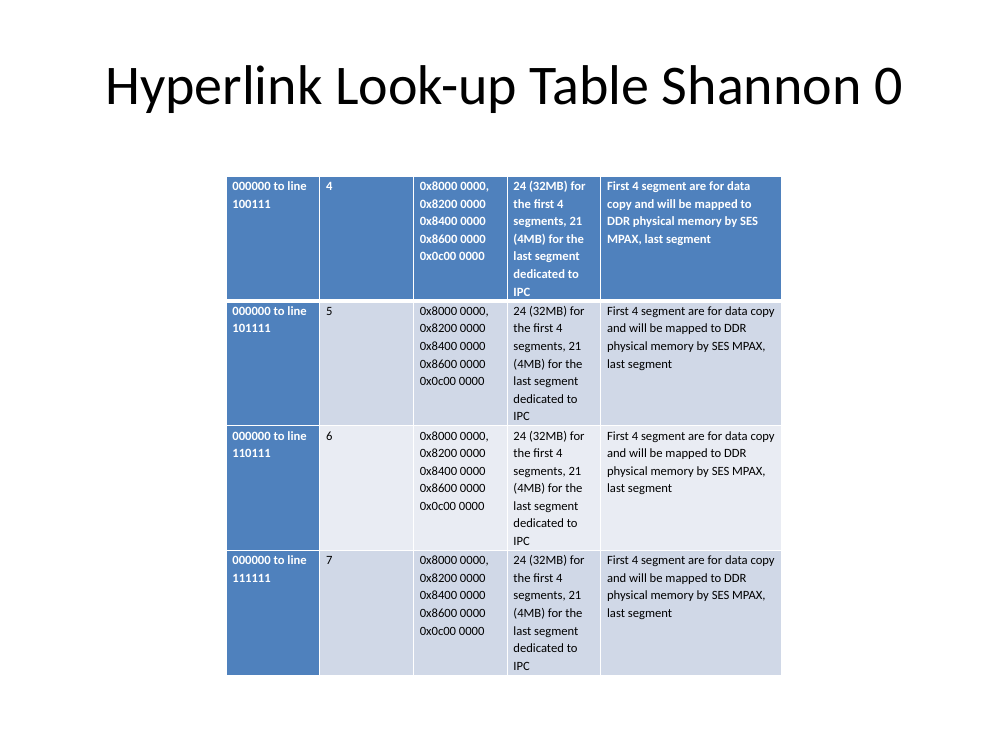
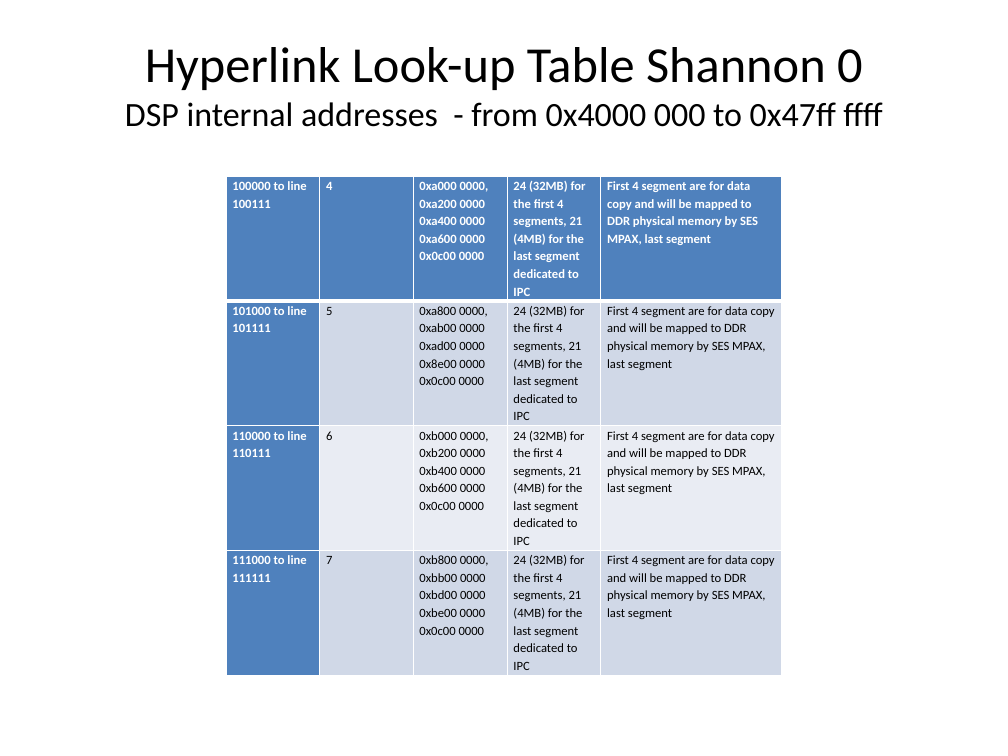
Before and after one commit to hari1989/keystone-workshop, a slide deck: slide 33 of preliminary/Working/presentations/Implementation_of_ProDrive_Model.pptx (slide 32 before the commit). Drawn at 1008x756 pixels with LibreOffice and Linux fonts; fonts in the diff are those of the drawing. Boxes give left, top, right and bottom in pixels: in the first picture for what was removed or moved away, otherwise in the second. Text is boxed around its words. In the diff, an @@ line names an element or a change of style, - is before the commit and + after.

```diff
--- a/preliminary/Working/presentations/Implementation_of_ProDrive_Model.pptx
+++ b/preliminary/Working/presentations/Implementation_of_ProDrive_Model.pptx
@@ title at box(125, 47, 882, 127): text changed; size 40 to 24.3 pt @@
-Hyperlink Look-up Table Shannon 0
+Hyperlink Look-up Table Shannon 0
+DSP internal addresses - from 0x4000 000 to 0x47ff ffff
@@ table at box(226, 176, 782, 675) @@
-row 1, column 1: 000000 to line 100111
+row 1, column 1: 100000 to line 100111
-row 1, column 3: 0x8000 0000, / 0x8200 0000 / 0x8400 0000 / 0x8600 0000 / 0x0c00 0000
+row 1, column 3: 0xa000 0000, / 0xa200 0000 / 0xa400 0000 / 0xa600 0000 / 0x0c00 0000
-row 2, column 1: 000000 to line 101111
+row 2, column 1: 101000 to line 101111
-row 2, column 3: 0x8000 0000, / 0x8200 0000 / 0x8400 0000 / 0x8600 0000 / 0x0c00 0000
+row 2, column 3: 0xa800 0000, / 0xab00 0000 / 0xad00 0000 / 0x8e00 0000 / 0x0c00 0000
-row 3, column 1: 000000 to line 110111
+row 3, column 1: 110000 to line 110111
-row 3, column 3: 0x8000 0000, / 0x8200 0000 / 0x8400 0000 / 0x8600 0000 / 0x0c00 0000
+row 3, column 3: 0xb000 0000, / 0xb200 0000 / 0xb400 0000 / 0xb600 0000 / 0x0c00 0000
-row 4, column 1: 000000 to line 111111
+row 4, column 1: 111000 to line 111111
-row 4, column 3: 0x8000 0000, / 0x8200 0000 / 0x8400 0000 / 0x8600 0000 / 0x0c00 0000
+row 4, column 3: 0xb800 0000, / 0xbb00 0000 / 0xbd00 0000 / 0xbe00 0000 / 0x0c00 0000
```
Also in this commit, not shown: 21 other slides changed, 34 slides added.
